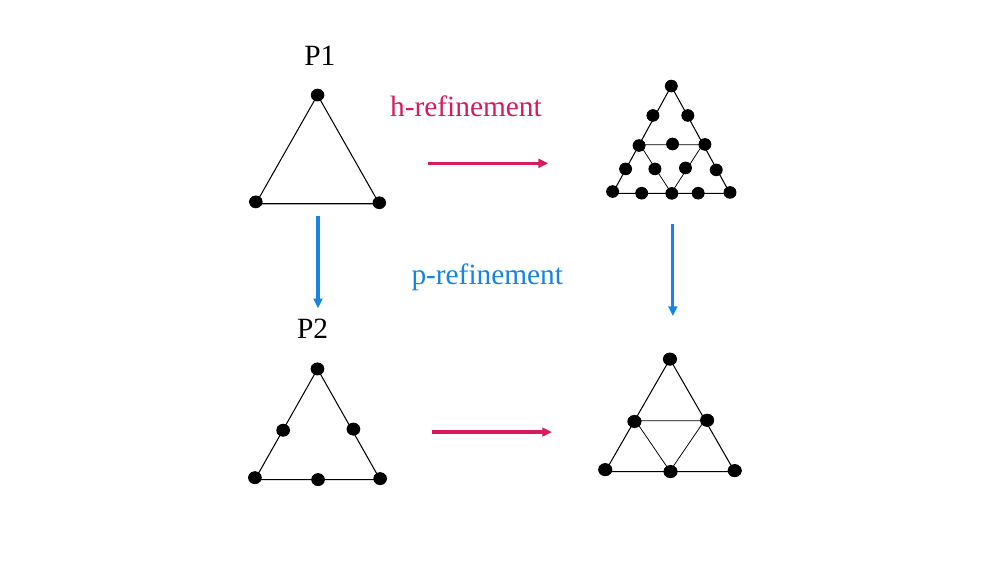
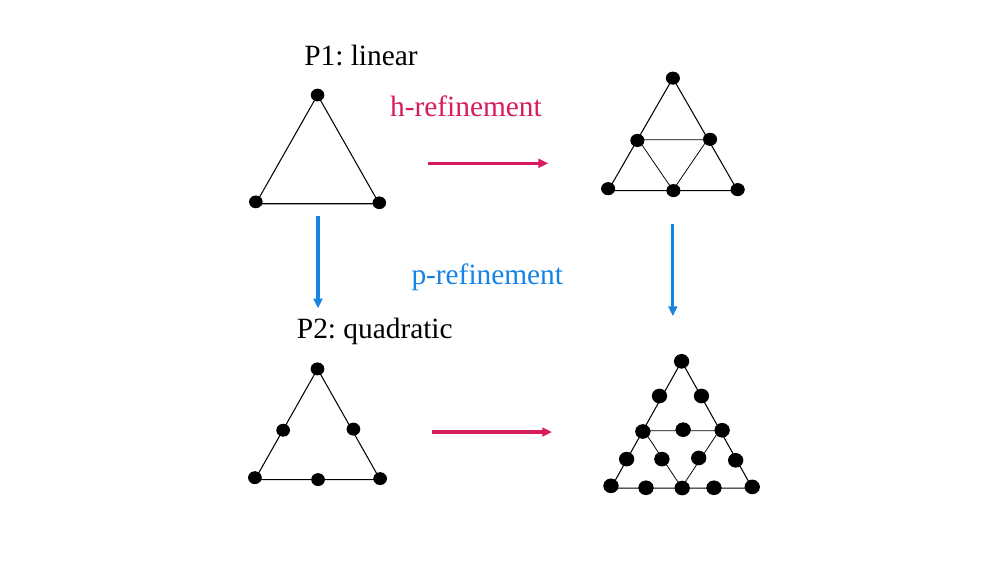
Before and after one commit to labdala/SC23Poster, a slide deck: slide 1 of p-vs-h-refinement.pptx. Drawn at 1008x567 pixels with LibreOffice and Linux fonts; fonts in the diff are those of the drawing. Boxes give left, top, right and bottom in pixels: in the first picture for what was removed or moved away, otherwise in the second. Text is boxed around its words. In the diff, an @@ line names an element or a change of style, - is before the commit and + after.

```diff
--- a/p-vs-h-refinement.pptx
+++ b/p-vs-h-refinement.pptx
@@ text at bbox=[304, 44, 418, 66]: text changed @@
-P1
+P1: linear
@@ triangle: place and size @@
-triangle at bbox=[606, 359, 735, 472]
+triangle at bbox=[608, 78, 737, 191]
@@ 6 ellipses, 1 triangle: place and size @@
-6 ellipses, 1 triangle at bbox=[599, 353, 741, 478]
+6 ellipses, 1 triangle at bbox=[602, 72, 744, 197]
@@ text at bbox=[297, 317, 452, 344]: text changed @@
-P2
+P2: quadratic
@@ ellipse: place and size @@
-ellipse at bbox=[665, 80, 678, 91]
+ellipse at bbox=[675, 355, 689, 368]
@@ triangle: place and size @@
-triangle at bbox=[613, 86, 730, 194]
+triangle at bbox=[611, 361, 752, 488]
@@ ellipse: place and size @@
-ellipse at bbox=[647, 110, 659, 121]
+ellipse at bbox=[653, 389, 667, 403]
@@ ellipse: place and size @@
-ellipse at bbox=[682, 110, 694, 121]
+ellipse at bbox=[694, 389, 709, 403]
@@ ellipse: place and size @@
-ellipse at bbox=[633, 140, 645, 151]
+ellipse at bbox=[636, 425, 650, 439]
@@ triangle: place and size @@
-triangle at bbox=[640, 145, 703, 194]
+triangle at bbox=[644, 431, 719, 488]
@@ ellipse: place and size @@
-ellipse at bbox=[667, 138, 679, 150]
+ellipse at bbox=[676, 423, 690, 436]
@@ ellipse: place and size @@
-ellipse at bbox=[699, 138, 712, 150]
+ellipse at bbox=[715, 423, 730, 437]
@@ ellipse: place and size @@
-ellipse at bbox=[606, 186, 619, 197]
+ellipse at bbox=[604, 479, 619, 493]
@@ ellipse: place and size @@
-ellipse at bbox=[620, 163, 632, 175]
+ellipse at bbox=[619, 452, 634, 466]
@@ ellipse: place and size @@
-ellipse at bbox=[649, 163, 661, 175]
+ellipse at bbox=[655, 452, 669, 466]
@@ ellipse: place and size @@
-ellipse at bbox=[680, 163, 692, 174]
+ellipse at bbox=[692, 451, 706, 465]
@@ ellipse: place and size @@
-ellipse at bbox=[711, 164, 723, 175]
+ellipse at bbox=[729, 454, 743, 467]
@@ ellipse: place and size @@
-ellipse at bbox=[636, 188, 648, 199]
+ellipse at bbox=[639, 481, 653, 495]
@@ ellipse: place and size @@
-ellipse at bbox=[666, 188, 678, 199]
+ellipse at bbox=[675, 482, 690, 495]
@@ ellipse: place and size @@
-ellipse at bbox=[693, 188, 705, 199]
+ellipse at bbox=[707, 481, 721, 495]
@@ ellipse: place and size @@
-ellipse at bbox=[724, 187, 737, 198]
+ellipse at bbox=[746, 480, 760, 494]
```
Also in this commit, not shown: 1 other file.
